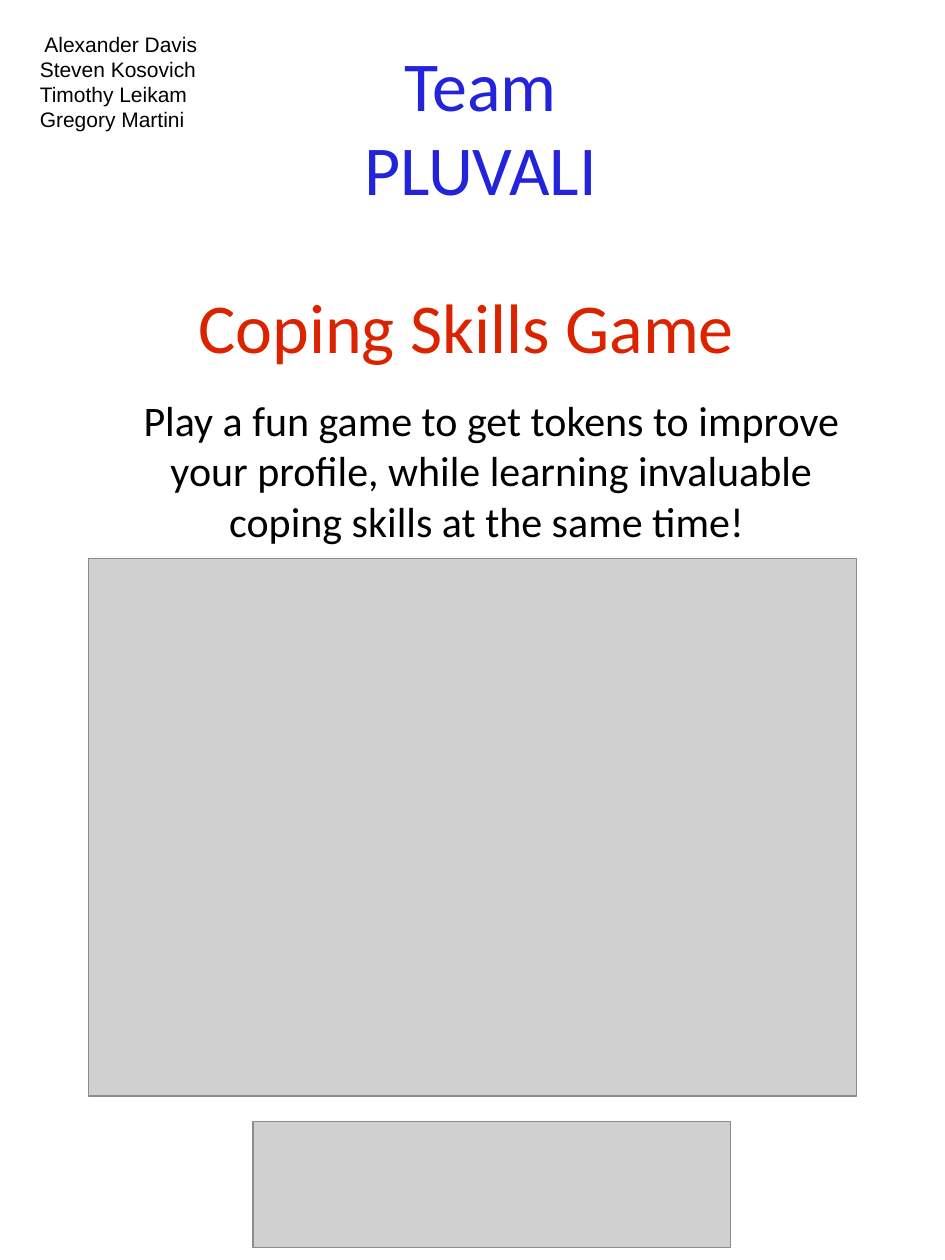
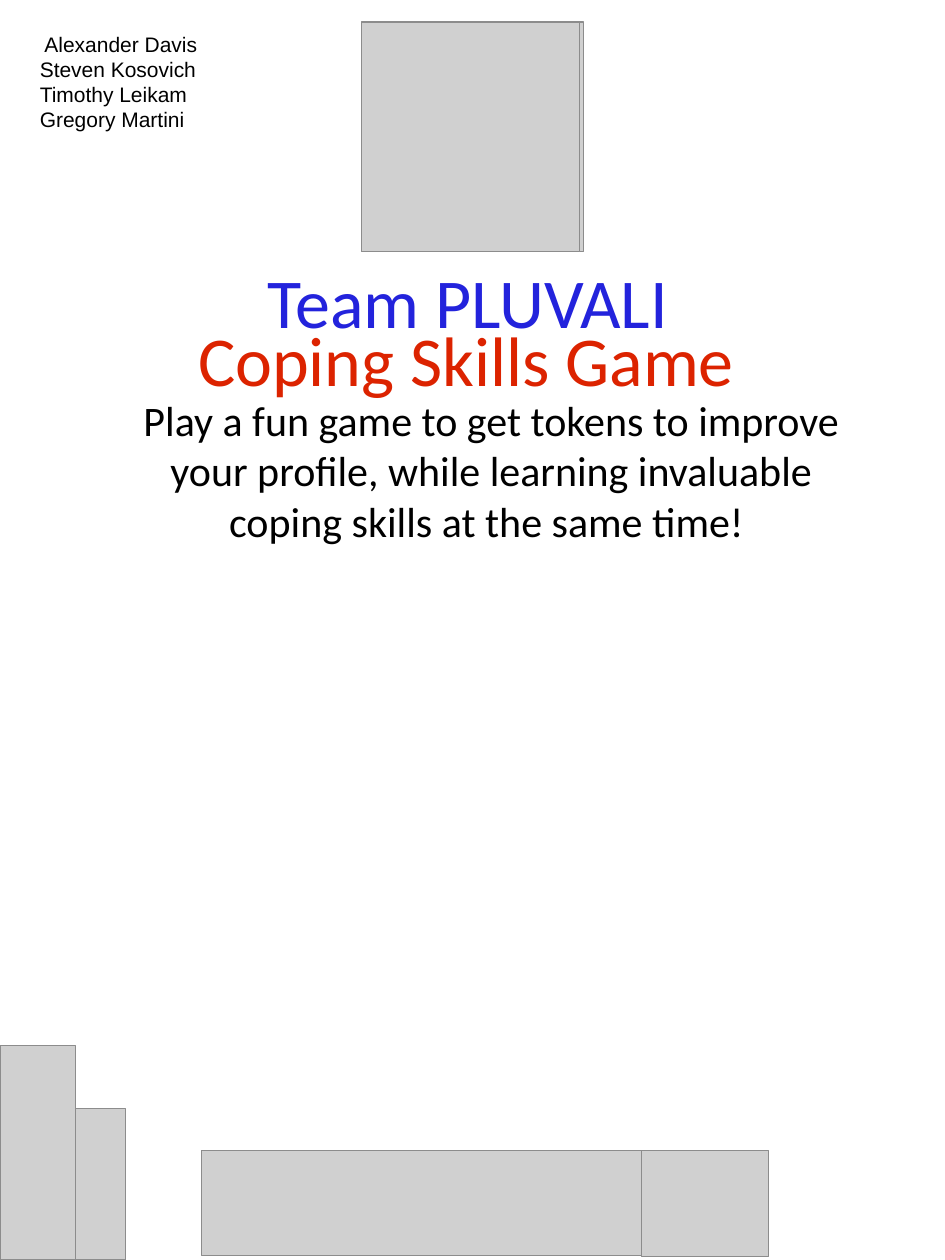
Before and after one commit to GregMartini/pluvali, a slide deck: slide 1 of Documentation/Poster Design.pptx. Drawn at 945x1260 pixels with LibreOffice and Linux fonts; fonts in the diff are those of the drawing; grey boxes stand for pictures; background and template pictures are left out. Boxes give left, top, right and bottom in pixels: in the first picture for what was removed or moved away, otherwise in the second. Text is boxed around its words. In the diff, an @@ line names an element or a change of style, - is before the commit and + after.

Commit message:
Our poster stuff, and a new Timeline
A powerpoint of our poster, plus pictures for it. Plus an updated
timeline, and the old ones were deleted.

```diff
--- a/Documentation/Poster Design.pptx
+++ b/Documentation/Poster Design.pptx
@@ picture added at box(362, 23, 580, 252) @@
@@ picture added at box(365, 23, 583, 252) @@
@@ text "Team PLUVALI" rewrapped from box(364, 66, 597, 196) to box(268, 283, 668, 345) @@
@@ text "Coping Skills Game" rewrapped from box(198, 304, 734, 365) to box(198, 328, 733, 398) @@
@@ picture removed at box(88, 558, 857, 1096) @@
@@ picture added at box(0, 1046, 76, 1260) @@
@@ picture added at box(76, 1109, 126, 1260) @@
@@ picture: place and size @@
-picture at box(253, 1121, 731, 1247)
+picture at box(202, 1150, 641, 1256)
@@ picture added at box(641, 1150, 769, 1256) @@
```
Also in this commit, not shown: 1 slide added, 7 other files.
